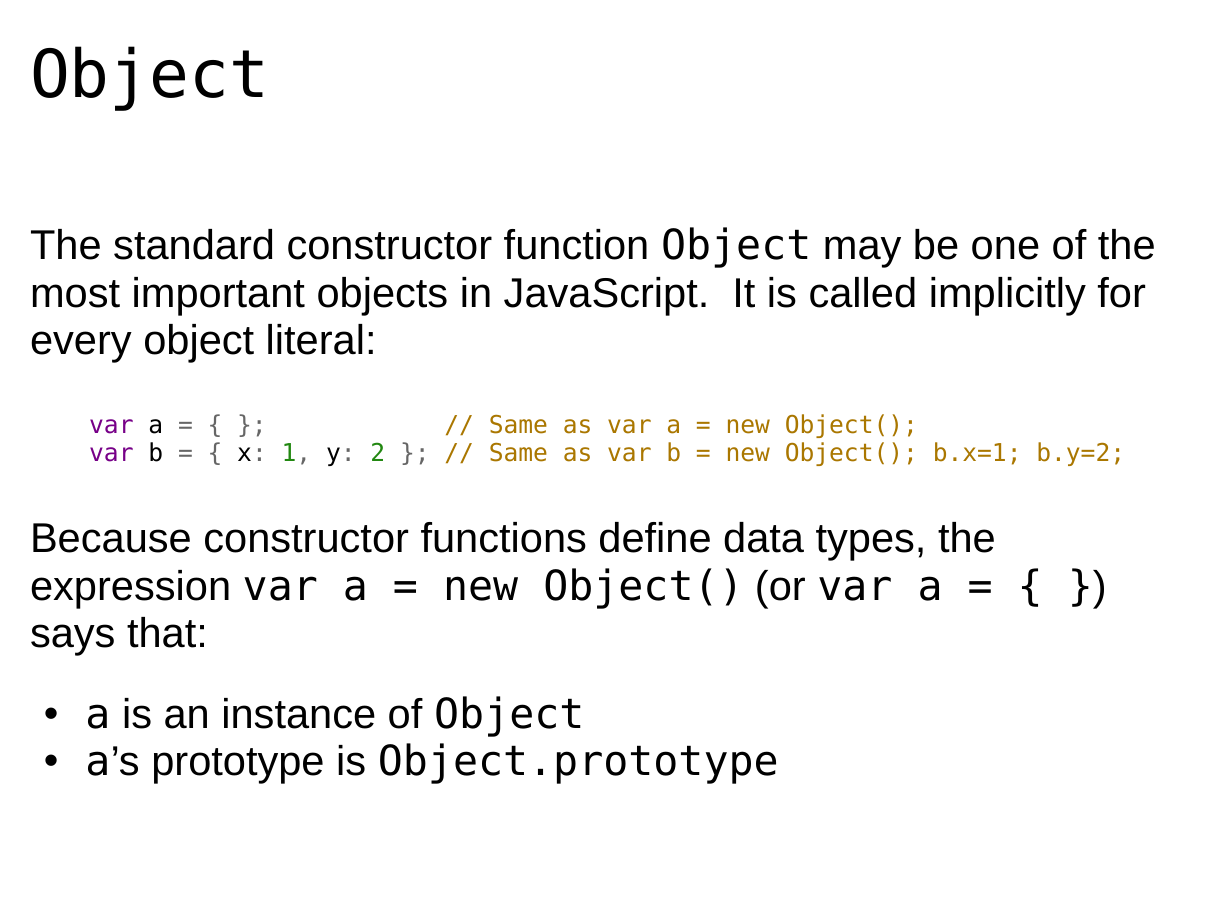
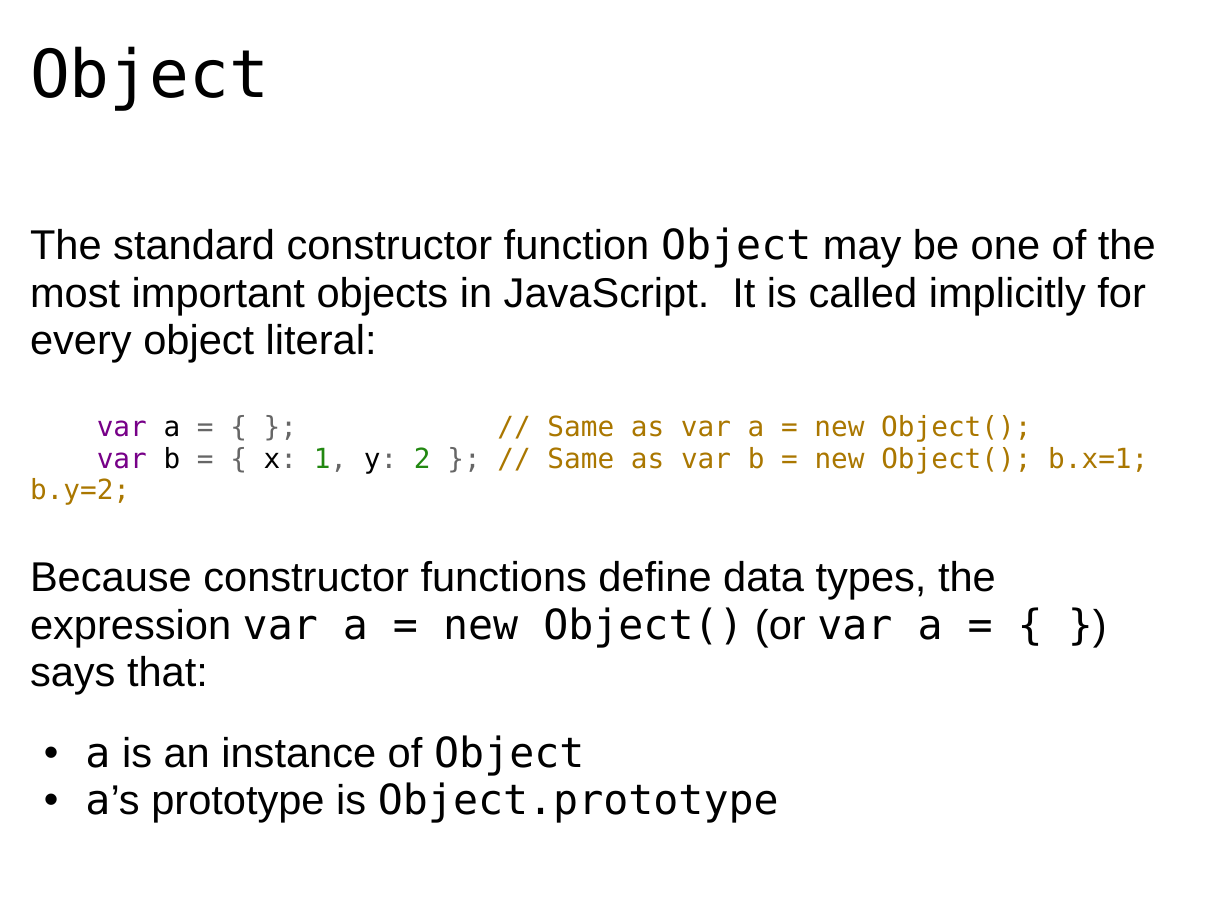
Before and after one commit to dondi/javascript-book, a slide deck: slide 38 of presentations/Chapter_7_Presentation.ppt. Drawn at 1232x924 pixels with LibreOffice and Linux fonts; fonts in the diff are those of the drawing; background and template pictures are left out. Boxes give left, top, right and bottom in pixels: in the first picture for what was removed or moved away, otherwise in the second. Text is boxed around its words. In the diff, an @@ line names an element or a change of style, - is before the commit and + after.

```diff
--- a/presentations/Chapter_7_Presentation.ppt
+++ b/presentations/Chapter_7_Presentation.ppt
@@ text at box(30, 415, 1148, 505): size 16 to 18 pt in "var a = { }; // Same ..." @@
```
Also in this commit, not shown: 15 other slides changed, 2 other files.
